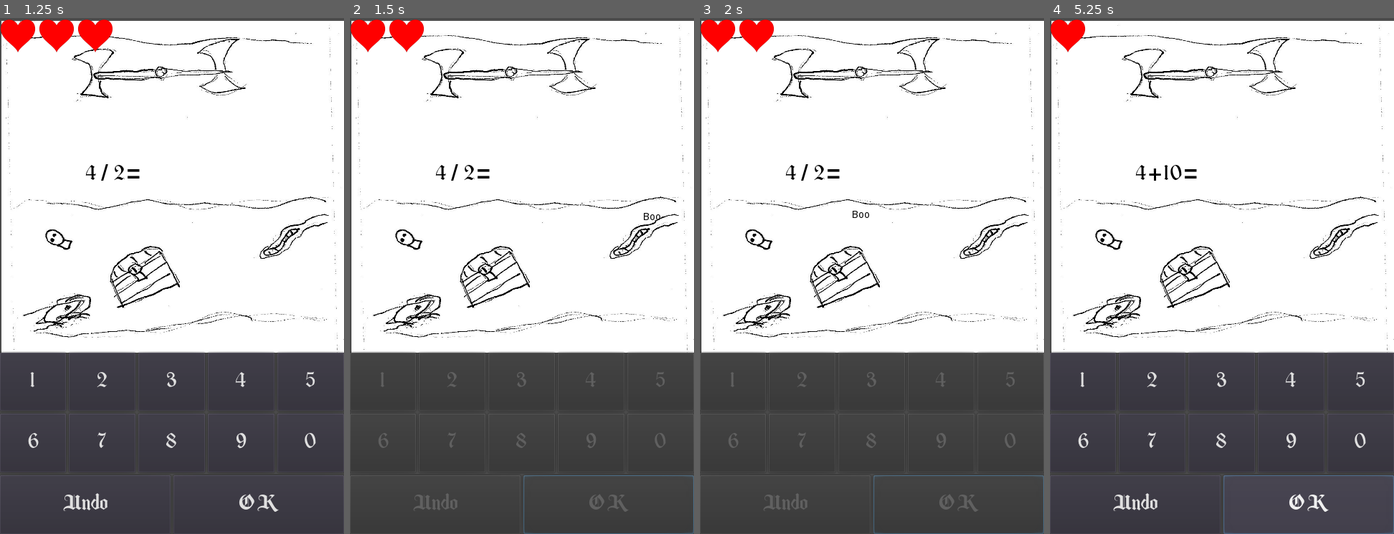
Above: before the commit, frames 1-4 (left to right).
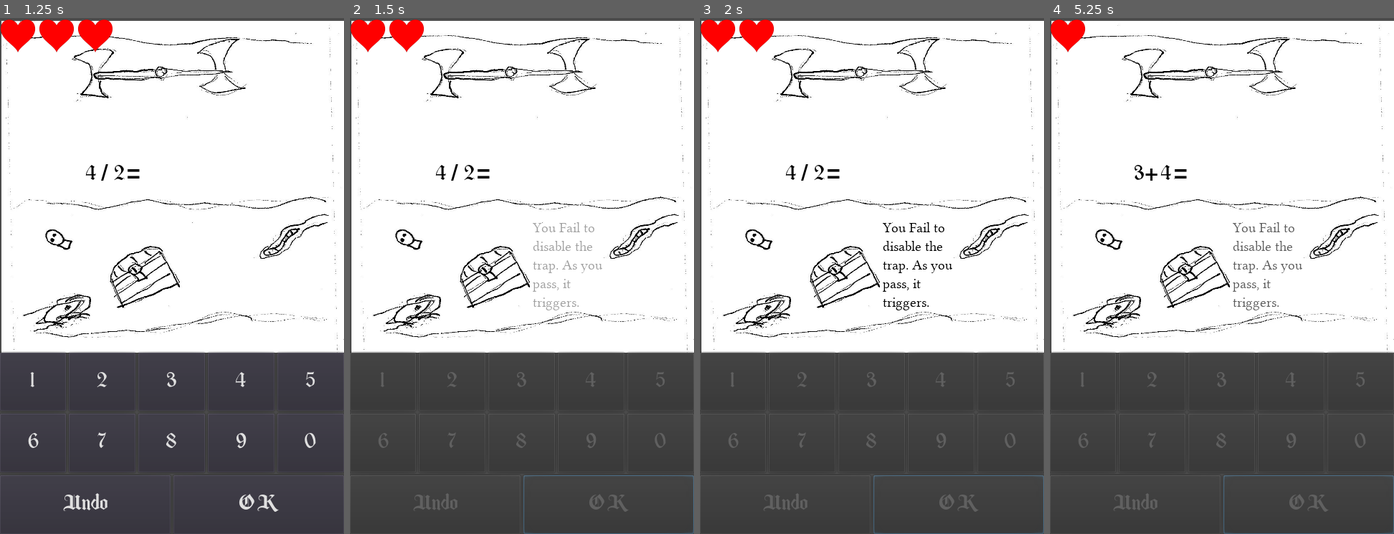
Above: after the commit, the same moments.

Repository: the-g-force/FamJam-May2020
Game: Godot game, scene res://src/TitleScene.tscn
Same seed, same stepped clock (60 frames per second), same inputs: the game is played once before the commit and once after it.
Inputs:
- Up to frame 1 (1.25 s): click "Start" at 0.5 s
- Up to frame 2 (1.5 s): click "OK" at 1.25 s
- Up to frame 3 (2 s): no input
- Up to frame 4 (5.25 s): click "OK" at 3.5 s

Frame 1 is identical in both runs. In frame 2, 0.5% of the frame differs, in the area x 53-91%, y 37-57%; in frame 3, 0.6%; in frame 4, 1.5%, in the area x 8-92%, y 28-96%.

Commit message:
Add feedback improvements

Diff:
--- a/project/src/DefaultScene.gd
+++ b/project/src/DefaultScene.gd
@@ -18,9 +18,9 @@
 
 func _on_OnScreenKeyboard_ok_pressed():
 	if $Answer/Label.text == str($ProblemGenerator.problem):
-		_feedback.text = "Yay"
+		_feedback.text = "You disable the trap and pass through safely."
 	else:
-		_feedback.text = "Boo"
+		_feedback.text = "You Fail to disable the trap. As you pass, it triggers."
 		$HealthTracker.health -= 1
 	_feedback_animatior.play("WIN")
 	$OnScreenKeyboard.disabled = true
--- a/project/src/DefaultScene.tscn
+++ b/project/src/DefaultScene.tscn
@@ -6,21 +6,25 @@
 [ext_resource path="res://src/ProblemGenerator.tscn" type="PackedScene" id=4]
 [ext_resource path="res://assets/art.jpg" type="Texture" id=5]
 [ext_resource path="res://src/HealthTracker.tscn" type="PackedScene" id=6]
+[ext_resource path="res://assets/LinLibertine_DR.ttf" type="DynamicFontData" id=7]
 
-[sub_resource type="Animation" id=1]
-resource_name = "WIN"
-length = 1.5
+[sub_resource type="DynamicFont" id=1]
+size = 20
+font_data = ExtResource( 7 )
+
+[sub_resource type="Animation" id=2]
+length = 2.0
 tracks/0/type = "value"
-tracks/0/path = NodePath("Label:rect_position")
+tracks/0/path = NodePath("Label:modulate")
 tracks/0/interp = 1
 tracks/0/loop_wrap = true
 tracks/0/imported = false
 tracks/0/enabled = true
 tracks/0/keys = {
-"times": PoolRealArray( 0, 0.5, 1, 1.5 ),
+"times": PoolRealArray( 0, 0.5, 1.5, 2 ),
 "transitions": PoolRealArray( 1, 1, 1, 1 ),
 "update": 0,
-"values": [ Vector2( 522.87, 272.878 ), Vector2( 211.705, 267.86 ), Vector2( 211.705, 267.86 ), Vector2( 496.342, 273.595 ) ]
+"values": [ Color( 1, 1, 1, 0 ), Color( 1, 1, 1, 1 ), Color( 1, 1, 1, 1 ), Color( 1, 1, 1, 0 ) ]
 }
 
 [node name="DefaultScene" type="Control"]
@@ -59,18 +63,21 @@
 margin_bottom = 238.261
 
 [node name="Label" type="Label" parent="."]
-margin_left = 496.342
-margin_top = 273.595
-margin_right = 536.342
-margin_bottom = 287.595
+modulate = Color( 1, 1, 1, 0 )
+margin_left = 254.835
+margin_top = 281.484
+margin_right = 363.835
+margin_bottom = 408.484
+custom_fonts/font = SubResource( 1 )
 custom_colors/font_color = Color( 0, 0, 0, 1 )
-text = "Yay"
+text = "You Fail to disable the trap. As you pass, it triggers."
+autowrap = true
 __meta__ = {
 "_edit_use_anchors_": false
 }
 
 [node name="AnimationPlayer" type="AnimationPlayer" parent="."]
-anims/WIN = SubResource( 1 )
+anims/WIN = SubResource( 2 )
 
 [node name="HealthTracker" parent="." instance=ExtResource( 6 )]
 [connection signal="backspace_pressed" from="OnScreenKeyboard" to="." method="_on_OnScreenKeyboard_backspace_pressed"]
Not shown: 1 places in project/src/DefaultScene.tscn that only renumber resources
